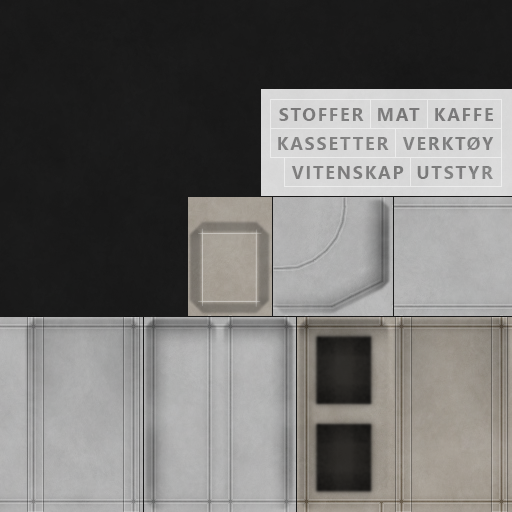
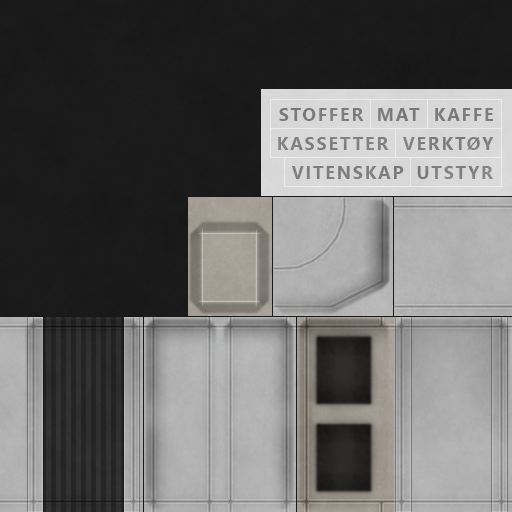
Layers edited between the first and the second w=512, h=512 image:
added layer "c" (2nd of 2) above "b" over bbox(43, 317, 124, 512)
painted on "b" (3rd of 4) over bbox(43, 317, 512, 512)
